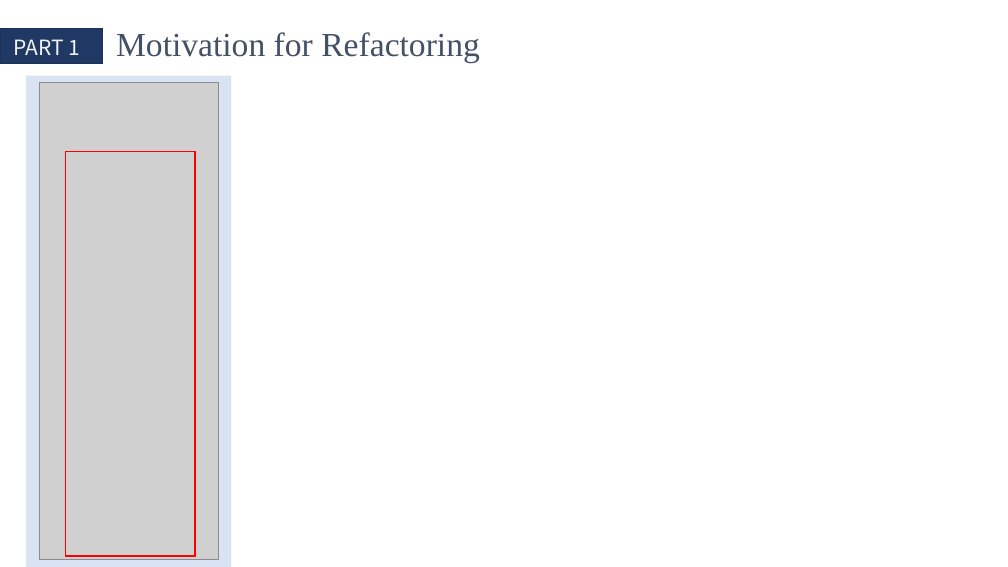
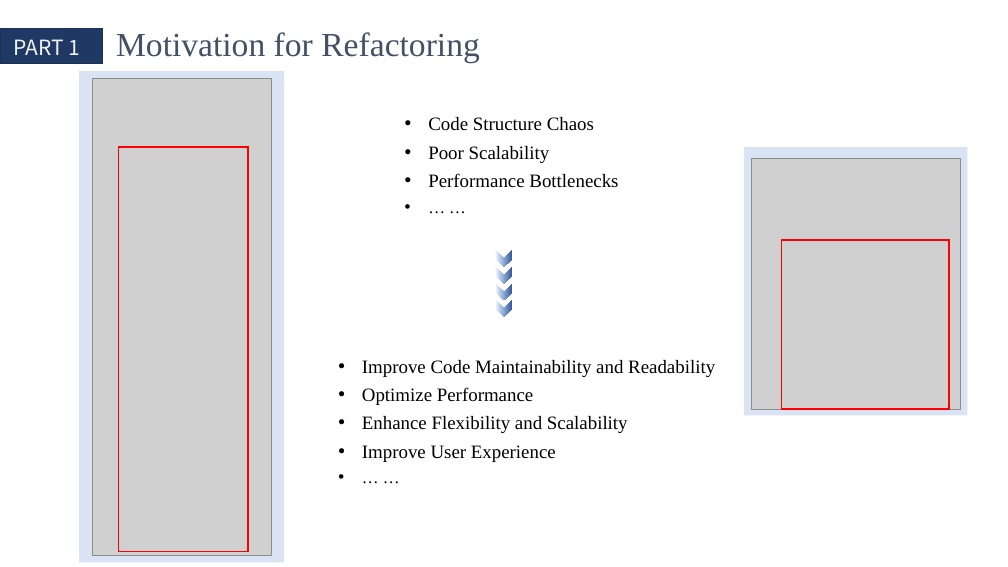
Before and after one commit to QinCheng0928/Cocos2d, a slide deck: slide 4 of 文档/DesignPattern.pptx. Drawn at 1008x567 pixels with LibreOffice and Linux fonts; fonts in the diff are those of the drawing; grey boxes stand for pictures. Boxes give left, top, right and bottom in pixels: in the first picture for what was removed or moved away, otherwise in the second. Text is boxed around its words. In the diff, an @@ line names an element or a change of style, - is before the commit and + after.

```diff
--- a/文档/DesignPattern.pptx
+++ b/文档/DesignPattern.pptx
@@ 2 rectangles, 1 picture: place and size @@
-2 rectangles, 1 picture at (26,76,231,567)
+2 rectangles, 1 picture at (79,71,285,563)
@@ text added at (428,117,618,188), 18 pt, text #000000 @@
+• Code Structure Chaos
+• Poor Scalability
+• Performance Bottlenecks
+• … …
@@ rectangle added at (744,147,968,416), fill #DAE3F3 @@
@@ picture added at (752,159,961,409) @@
@@ rectangle added at (782,240,949,409), outline #FF0000 1.5 pt @@
@@ group added at (496,251,513,317): 4 chevrons @@
@@ text added at (362,360,715,462), 18 pt, text #000000 @@
+• Improve Code Maintainability and Readability
+• Optimize Performance
+• Enhance Flexibility and Scalability
+• Improve User Experience
+• … …
```
Also in this commit, not shown: 3 other slides changed, 1 slide added, 3 other files.
